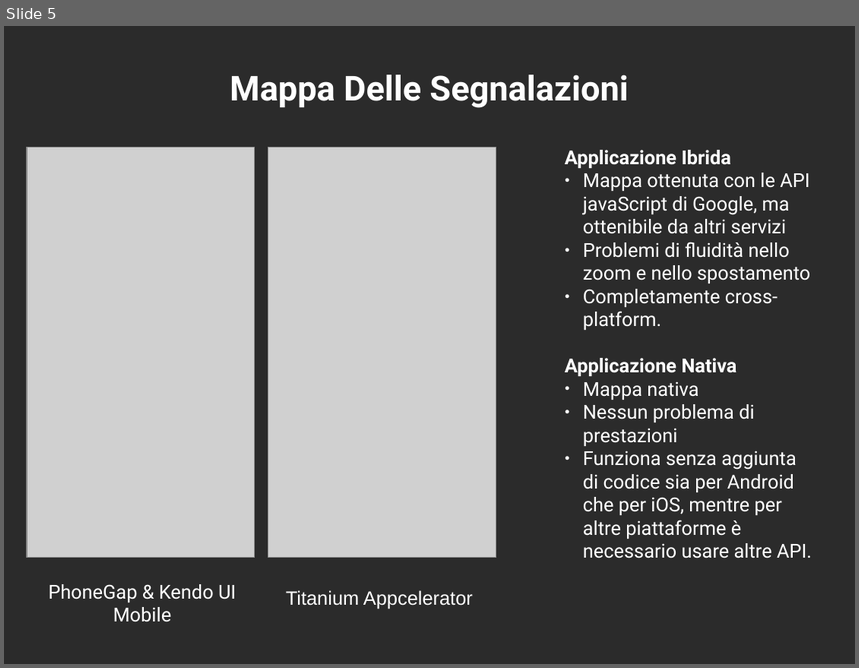
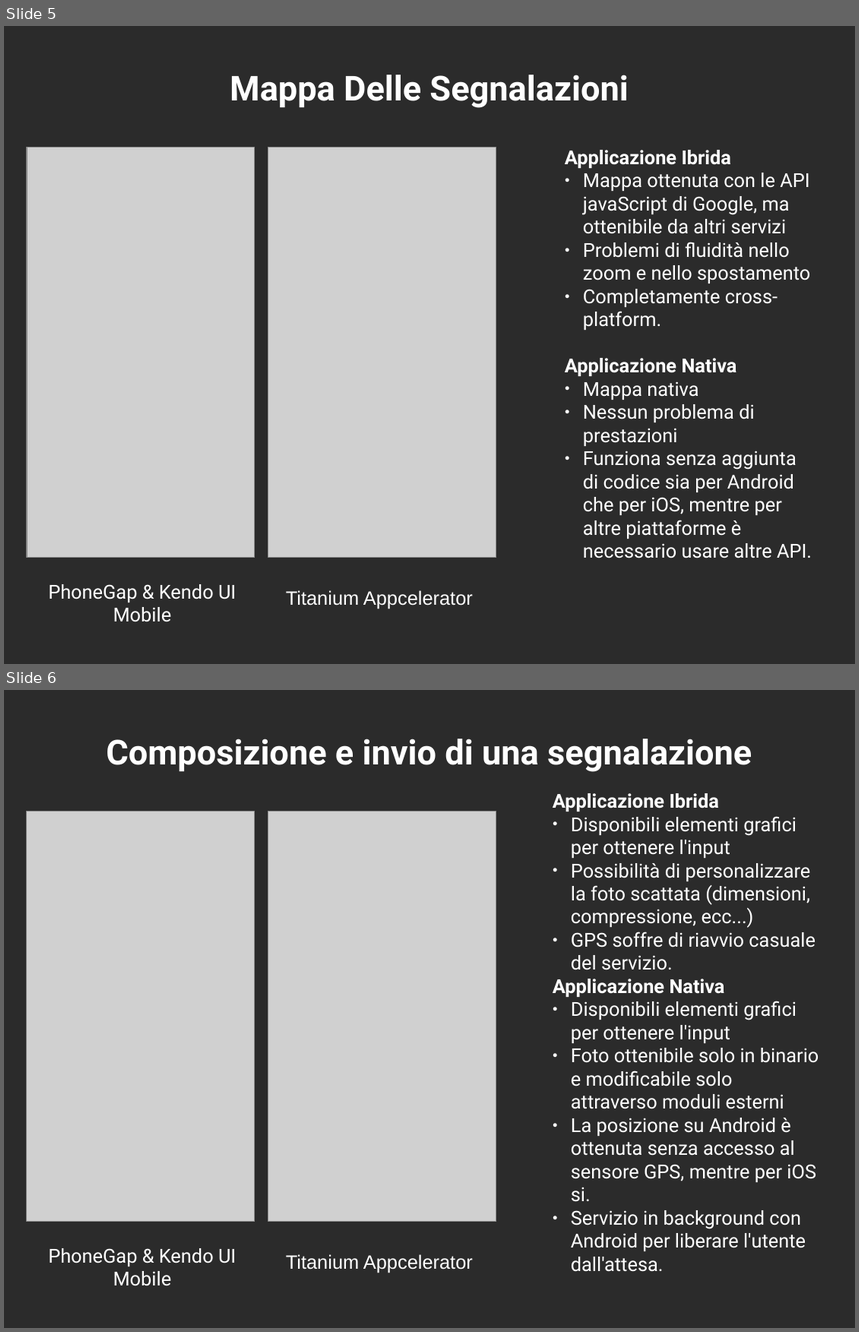
Before and after one commit to mircobe87/tesi-crossplatform, a slide deck: presentazione/presentazione.odp. Shown one above the other, each under a label of ours: slide 5 before the commit, slides 5 and 6 after it. The pictures are 859x668 and 859x1332 pixels, drawn with LibreOffice and Linux fonts; fonts in the diff are those of the drawing; grey boxes stand for pictures; background and template pictures are left out; a plain dark background stands for a picture behind light text. Boxes give left, top, right and bottom in pixels: in the first picture for what was removed or moved away, otherwise in the second. Text is boxed around its words. In the diff, an @@ line names an element or a change of style, - is before the commit and + after.

Commit message:
aggiunta diapositiva per invio segnalazione

```diff
--- a/presentazione/presentazione.odp
+++ b/presentazione/presentazione.odp
@@ slide 6 added at (4, 690, 855, 1328), background picture (left out) @@
@@ title added at (106, 739, 752, 772), 32 pt, text #FFFFFF, bold @@
+Composizione e invio di una segnalazione
@@ text added at (553, 793, 819, 1272), 18 pt, text #FFFFFF @@
+Applicazione Ibrida
+● Disponibili elementi grafici per ottenere l'input
+● Possibilità di personalizzare la foto scattata (dimensioni, compressione, ecc...)
+● GPS soffre di riavvio casuale del servizio.
+Applicazione Nativa
+● Disponibili elementi grafici per ottenere l'input
+● Foto ottenibile solo in binario e modificabile solo attraverso moduli esterni
+● La posizione su Android è ottenuta senza accesso al sensore GPS, mentre per iOS si.
+● Servizio in background con Android per liberare l'utente dall'attesa.
@@ picture added at (27, 812, 255, 1221) @@
@@ picture added at (269, 812, 496, 1221) @@
@@ text added at (48, 1249, 236, 1287), 18 pt, text #FFFFFF @@
+PhoneGap & Kendo UI Mobile
@@ text added at (286, 1255, 473, 1273), 18 pt, text #FFFFFF @@
+Titanium Appcelerator
```
